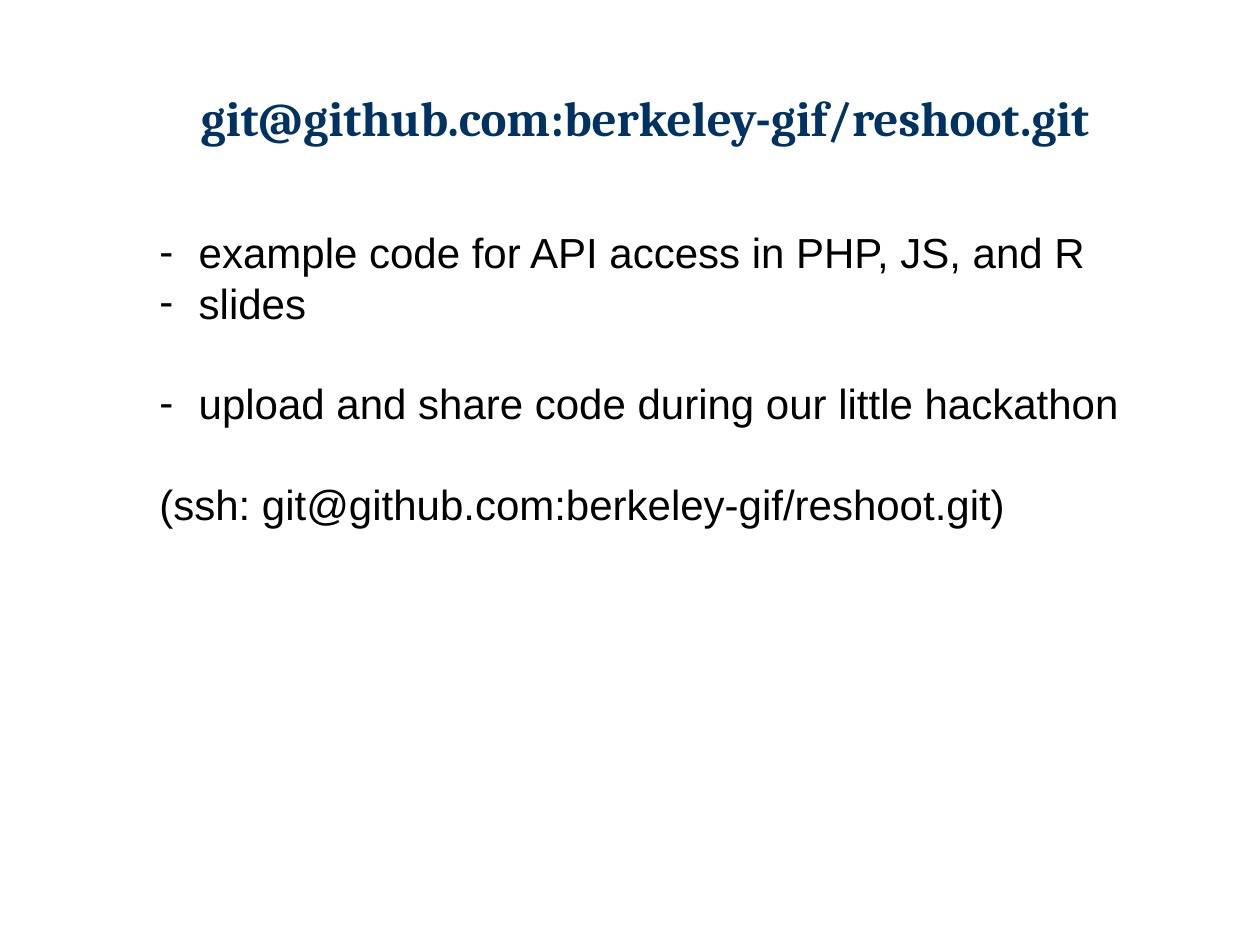
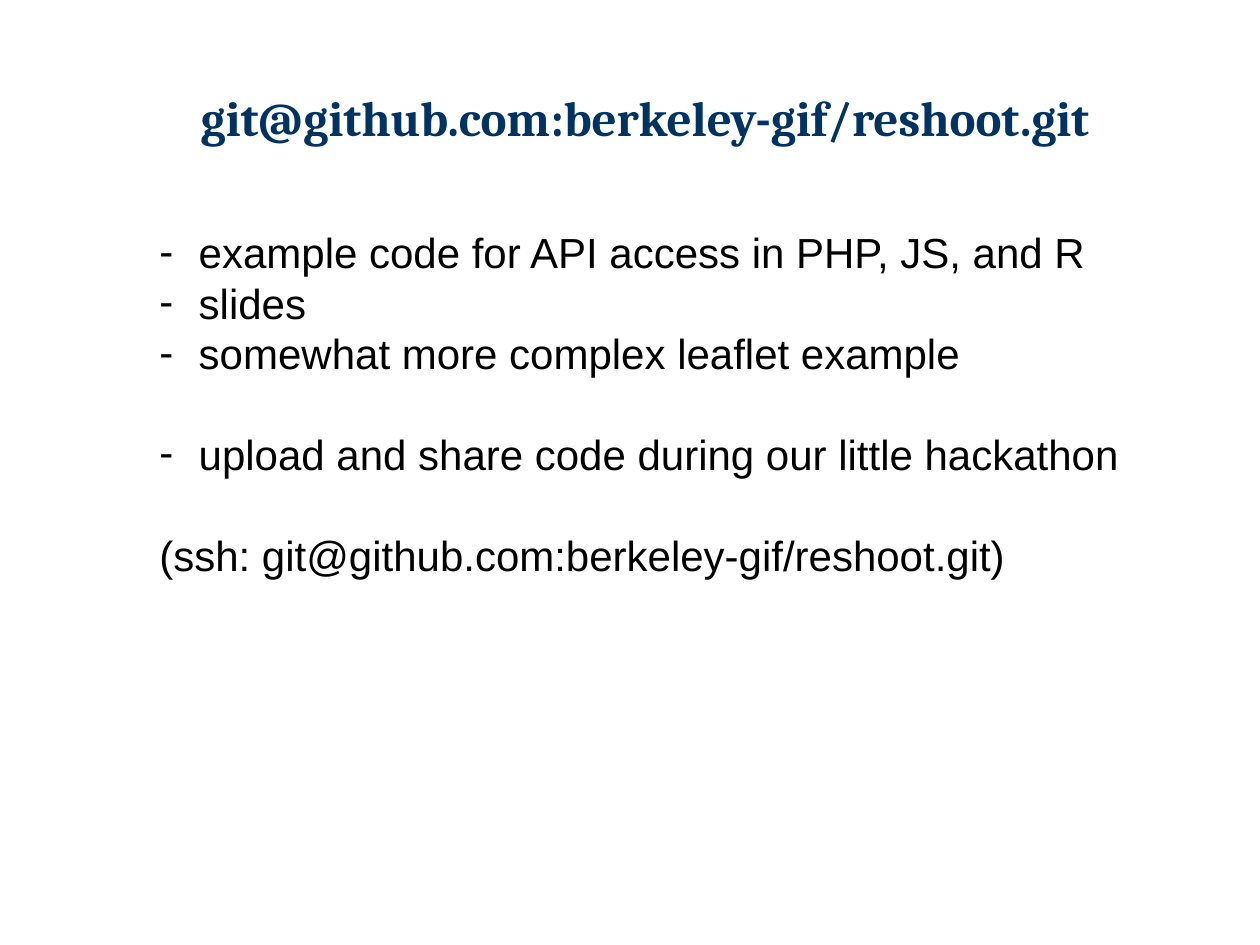
Before and after one commit to berkeley-gif/reshoot, a slide deck: slide 1 of docs/VTM_Photo_rehoot_Falk.pptx. Drawn at 1260x945 pixels with LibreOffice and Linux fonts; fonts in the diff are those of the drawing; background and template pictures are left out. Boxes give left, top, right and bottom in pixels: in the first picture for what was removed or moved away, otherwise in the second. Text is boxed around its words. In the diff, an @@ line names an element or a change of style, - is before the commit and + after.

```diff
--- a/docs/VTM_Photo_rehoot_Falk.pptx
+++ b/docs/VTM_Photo_rehoot_Falk.pptx
@@ text at <box>199,338,960,377</box>: paragraph added @@
+– somewhat more complex leaflet example
```
Also in this commit, not shown: 2 other slides changed, 4 slides added, 3 slides removed.
